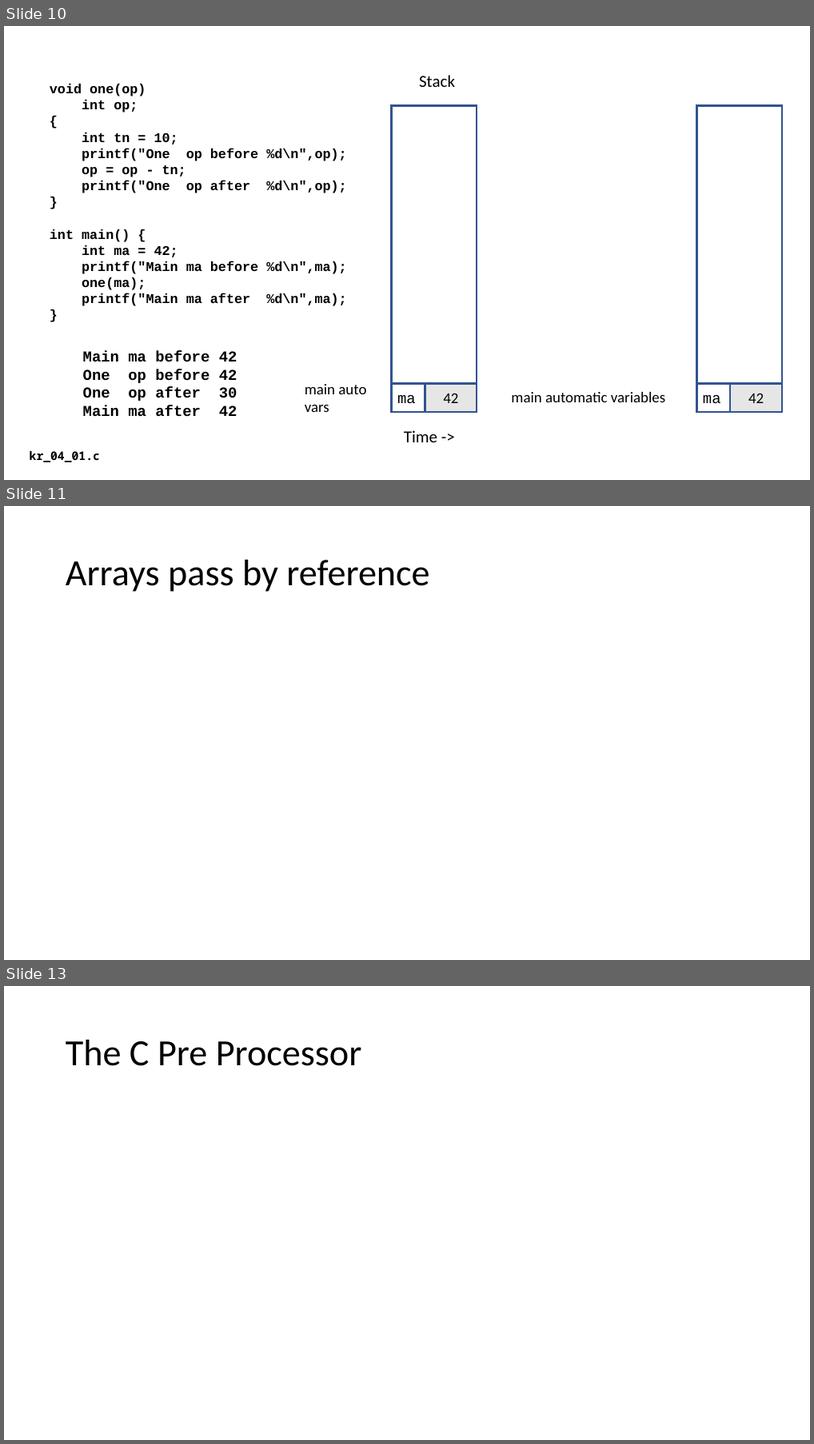
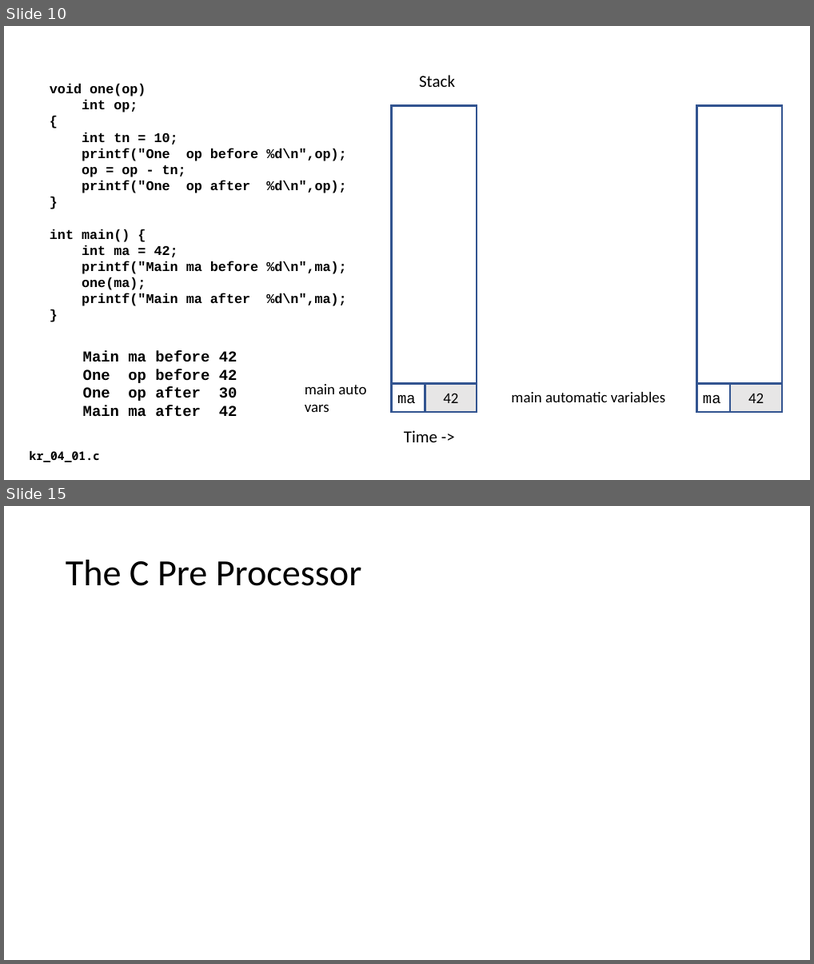
Before and after one commit to csev/cc4e, a slide deck: lectures/KR-4.pptx. Shown one above the other, each under a label of ours: slides 10, 11 and 13 before the commit, slides 10 and 15 after it; the slides between them are not shown. The pictures are 814x1444 and 814x964 pixels, drawn with LibreOffice and Linux fonts; fonts in the diff are those of the drawing. Boxes give left, top, right and bottom in pixels: in the first picture for what was removed or moved away, otherwise in the second. Text is boxed around its words. In the diff, an @@ line names an element or a change of style, - is before the commit and + after.

```diff
--- a/lectures/KR-4.pptx
+++ b/lectures/KR-4.pptx
@@ slide 11 removed at (4,506,810,960), background #FFFFFF @@
@@ title removed at (66,560,430,592) @@
-Arrays pass by reference
@@ what was slide 13 is now slide 15 @@
```
Also in this commit, not shown: 2 slides changed, 3 slides added, 2 other files.
